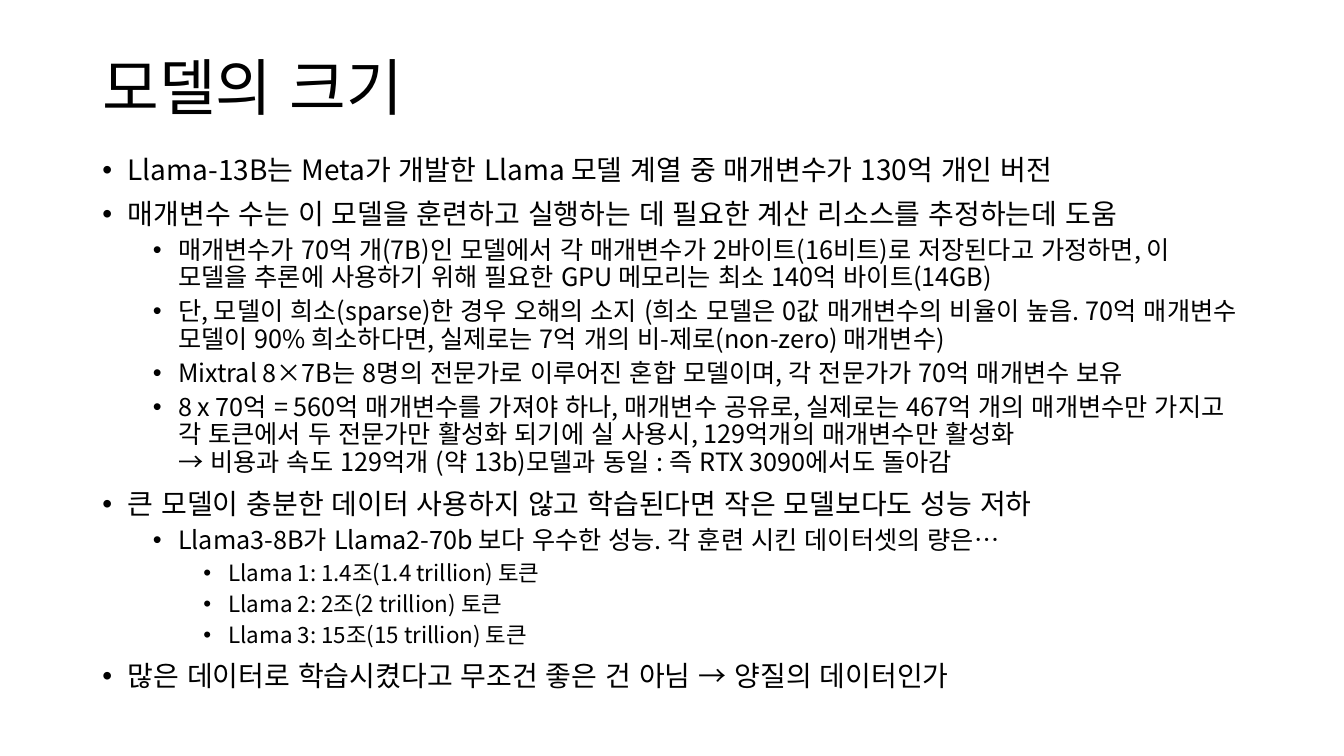
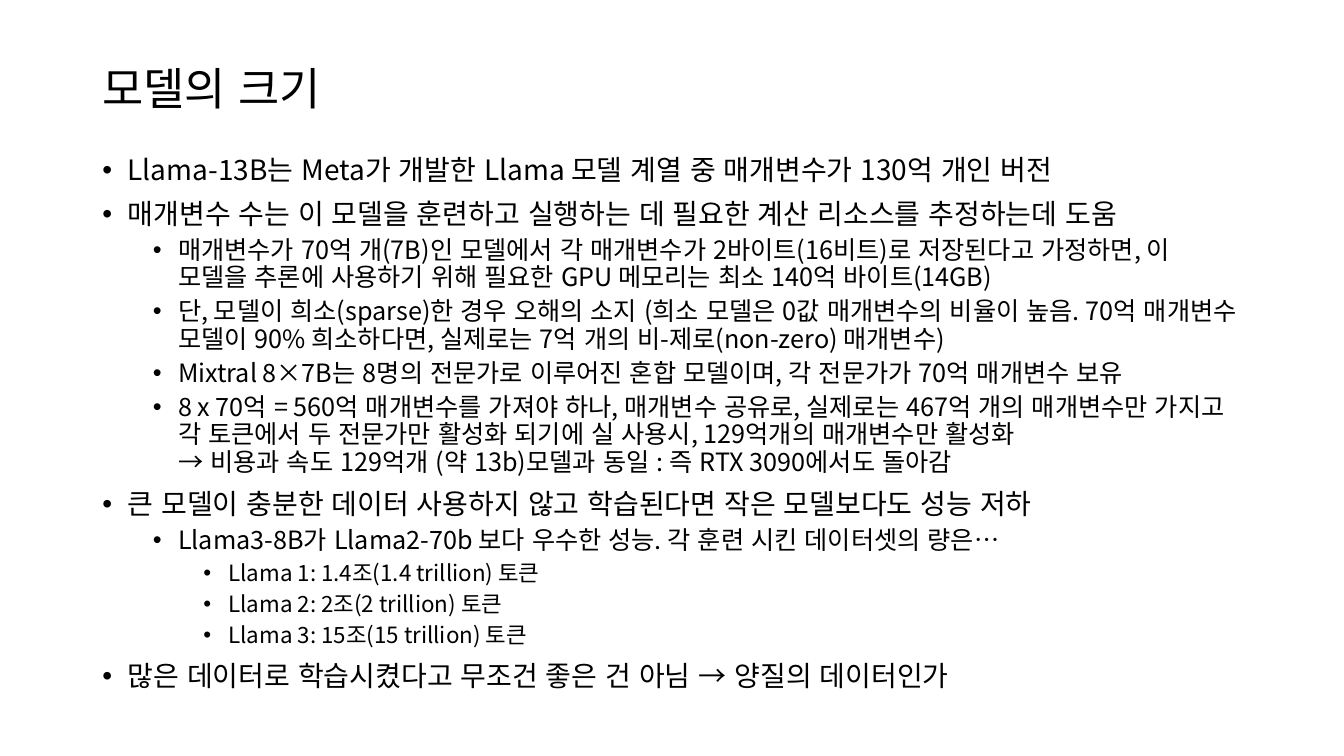
Before and after one commit to restful3/ds4th_study, a slide deck: slide 28 of source/AI_Engineering/Ch02_Ch02_Understanding_Foundation_Models_jeong.pptx. Drawn at 1344x756 pixels with LibreOffice and Linux fonts; fonts in the diff are those of the drawing. Boxes give left, top, right and bottom in pixels: in the first picture for what was removed or moved away, otherwise in the second. Text is boxed around its words. In the diff, an @@ line names an element or a change of style, - is before the commit and + after.

```diff
--- a/source/AI_Engineering/Ch02_Ch02_Understanding_Foundation_Models_jeong.pptx
+++ b/source/AI_Engineering/Ch02_Ch02_Understanding_Foundation_Models_jeong.pptx
@@ title "모델의 크기" at (x1=102, y1=68, x2=321, y2=109): size 44 to 32 pt @@
```
Also in this commit, not shown: 7 other slides changed, 25 slides added, 1 slide removed, 1 other file.
